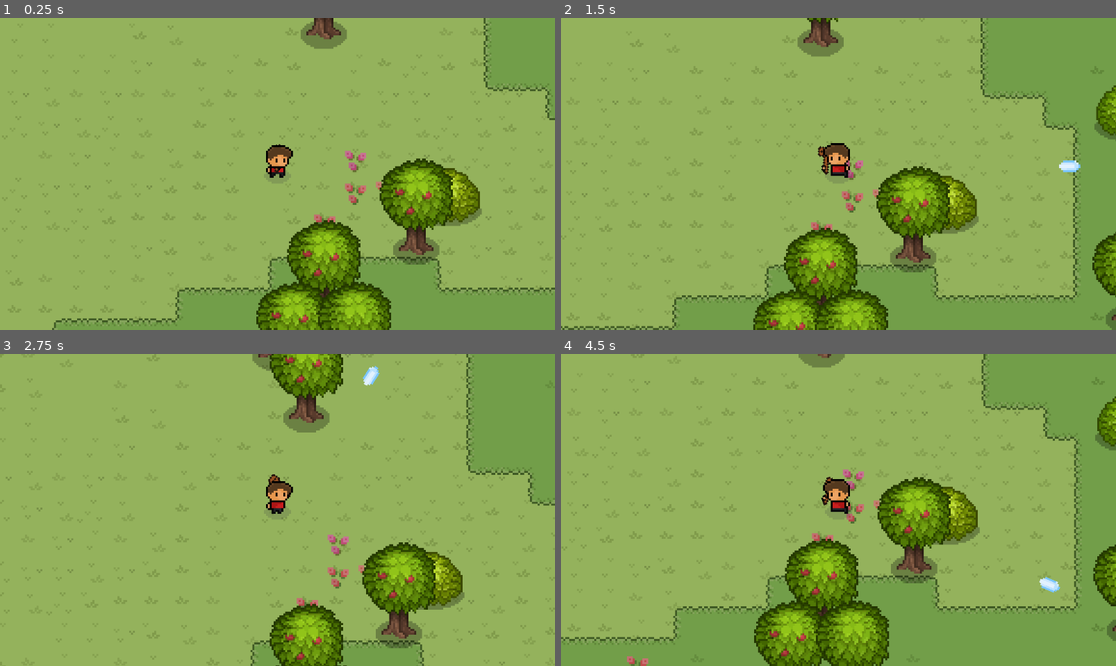
Above: before the commit, frames 1-4 (two rows, left to right).
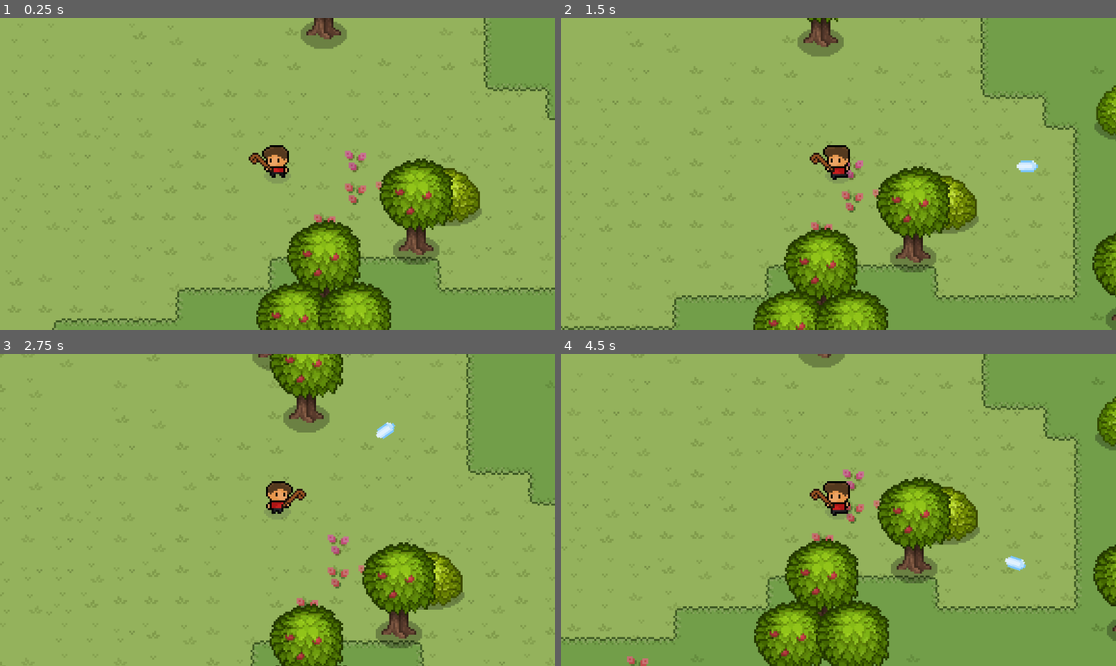
Above: after the commit, the same moments.

Repository: lennertJ9/game
Game: Godot game, scene res://scenes/main/main.tscn
Same seed, same stepped clock (60 frames per second), same inputs: the game is played once before the commit and once after it.
Inputs (mouse positions are in pixels of both pictures, inside the frame that each line leads up to):
- Up to frame 1 (0.25 s): no input
- Up to frame 2 (1.5 s): move the mouse to (960, 158) at 0.52 s; hold Q (do_something) 0.53-1.28 s; right-click (960, 158) at 0.8 s; move the mouse to (727, 189) at 1.27 s; right-click (727, 189) at 1.35 s
- Up to frame 3 (2.75 s): tap Q (do_something) at 1.55 s; move the mouse to (333, 441) at 2.02 s; hold Q (do_something) from 2.03 s (still down); right-click (333, 441) at 2.3 s
- Up to frame 4 (4.5 s): move the mouse to (810, 572) at 2.77 s; release Q (do_something) at 2.78 s; right-click (810, 572) at 2.85 s; tap Q (do_something) at 3.05 s; move the mouse to (1005, 556) at 3.52 s; hold Q (do_something) 3.53-4.28 s; right-click (1005, 556) at 3.8 s; move the mouse to (672, 463) at 4.27 s; right-click (672, 463) at 4.35 s

The runs differ from the first frame. In frame 1, 0.3% of the frame differs, in the area x 44-53%, y 40-52%; in frame 2, 0.6%, in the area x 44-94%, y 40-52%; in frame 3, 0.4%; in frame 4, 0.6%.

Commit message:
animation

Diff:
--- a/scenes/main/main.tscn
+++ b/scenes/main/main.tscn
@@ -4,7 +4,7 @@
 [ext_resource type="Texture2D" uid="uid://dqtffxhke1xq5" path="res://assets/tilesets/forest_theme/decorations_32x32.png" id="3_312gv"]
 [ext_resource type="PackedScene" uid="uid://dywg1dlia21m4" path="res://scenes/player/player.tscn" id="3_nyilr"]
 [ext_resource type="Texture2D" uid="uid://ntssjasxs8t6" path="res://assets/tilesets/forest_theme/decorations_64x64.png" id="4_vee5r"]
-[ext_resource type="PackedScene" uid="uid://su8br4pp0fhs" path="res://scenes/Monsters/slime/slime.tscn" id="5_xhwnt"]
+[ext_resource type="PackedScene" uid="uid://su8br4pp0fhs" path="res://scenes/slime/slime.tscn" id="5_xhwnt"]
 
 [sub_resource type="TileSetAtlasSource" id="TileSetAtlasSource_k5pm0"]
 texture = ExtResource("2_xg6e4")
--- a/scenes/player/player.gd
+++ b/scenes/player/player.gd
@@ -30,40 +30,46 @@
 		if movement_direction.x > 0:
 			is_moving_right = true
 			is_moving_left = false
+			$Visuals.scale.x = 1
 		else:
 			is_moving_right = false
 			is_moving_left = true
+			$Visuals.scale.x = -1
 
 
 	if event.is_action_pressed("do_something"):
 
-		var tween = create_tween()
-		tween.tween_property(hand_left,"rotation_degrees", + 15, .25).set_trans(Tween.TRANS_BACK)
-		tween.tween_property(hand_left,"rotation_degrees", -10, .15)
+		#var tween = create_tween()
+		#tween.tween_property(hand_left,"rotation_degrees", + 15, .25).set_trans(Tween.TRANS_BACK)
+		#tween.tween_property(hand_left,"rotation_degrees", -10, .15)
 		var shoot_direction = (get_global_mouse_position() - $Visuals/Marker2D.global_position).normalized()
-		print(shoot_direction)
+
 		$BoltManager.shoot(shoot_direction,$Visuals/Marker2D.global_position)
-
+		$AnimationPlayer2.play("ATTACK_LEFT_FRONT")
+		if get_global_mouse_position().x > 0:
+			$Visuals.scale.x = 1
+		else:
+			$Visuals.scale.x = -1
 
 func _process(delta):
 	var direction_to_mouse = (get_global_mouse_position() - global_position).normalized()
 	var target_position = global_position + Vector2(0,-4) + direction_to_mouse * 7
 
 # weapon rotation -----------------------------------------------------------------------
-	if direction_to_mouse.x < 0:
-		$Visuals.scale.x = -1
-		hand_left.rotation_degrees = rad_to_deg(direction_to_mouse.dot(Vector2.DOWN)) -55
+	#if direction_to_mouse.x < 0:
+		#$Visuals.scale.x = -1
+		#hand_left.rotation_degrees = rad_to_deg(direction_to_mouse.dot(Vector2.DOWN)) -55
 
-	else:
-		$Visuals.scale.x = 1
-		hand_left.rotation_degrees = rad_to_deg(direction_to_mouse.dot(Vector2.DOWN)) -55
+	#else:
+		#$Visuals.scale.x = 1
+		#hand_left.rotation_degrees = rad_to_deg(direction_to_mouse.dot(Vector2.DOWN)) -55
 
-	hand_left.global_position = target_position
+	#hand_left.global_position = target_position
 
 # reverse walking logic ---------------------------------------------------------------------------------------------------------
-	if direction_to_mouse.x < 0 and is_moving_right and is_running or direction_to_mouse.x > 0 and is_moving_left and is_running:
-		animation_player.play("RUN_REVERSE")
-		print("revers")
+	#if direction_to_mouse.x < 0 and is_moving_right and is_running or direction_to_mouse.x > 0 and is_moving_left and is_running:
+		#animation_player.play("RUN_REVERSE")
+		#print("revers")
 
 
 
--- a/scenes/player/player.tscn
+++ b/scenes/player/player.tscn
@@ -438,11 +438,65 @@
 }
 
 [sub_resource type="Animation" id="Animation_ls5fr"]
-resource_name = "ATTACH_FRONT"
+resource_name = "ATTACK_LEFT_FRONT"
+length = 0.7
+step = 0.05
+tracks/0/type = "value"
+tracks/0/imported = false
+tracks/0/enabled = true
+tracks/0/path = NodePath("Visuals/HandLeft:position")
+tracks/0/interp = 2
+tracks/0/loop_wrap = true
+tracks/0/keys = {
+"times": PackedFloat32Array(0),
+"transitions": PackedFloat32Array(1),
+"update": 0,
+"values": [Vector2(5, -3)]
+}
+tracks/1/type = "value"
+tracks/1/imported = false
+tracks/1/enabled = true
+tracks/1/path = NodePath("Visuals/HandLeft:rotation")
+tracks/1/interp = 1
+tracks/1/loop_wrap = true
+tracks/1/keys = {
+"times": PackedFloat32Array(0),
+"transitions": PackedFloat32Array(1),
+"update": 0,
+"values": [0.0]
+}
+
+[sub_resource type="Animation" id="Animation_i81qq"]
+length = 0.001
+tracks/0/type = "value"
+tracks/0/imported = false
+tracks/0/enabled = true
+tracks/0/path = NodePath("Visuals/HandLeft:position")
+tracks/0/interp = 1
+tracks/0/loop_wrap = true
+tracks/0/keys = {
+"times": PackedFloat32Array(0),
+"transitions": PackedFloat32Array(1),
+"update": 0,
+"values": [Vector2(5, -3)]
+}
+tracks/1/type = "value"
+tracks/1/imported = false
+tracks/1/enabled = true
+tracks/1/path = NodePath("Visuals/HandLeft:rotation")
+tracks/1/interp = 1
+tracks/1/loop_wrap = true
+tracks/1/keys = {
+"times": PackedFloat32Array(0),
+"transitions": PackedFloat32Array(1),
+"update": 0,
+"values": [0.0]
+}
 
 [sub_resource type="AnimationLibrary" id="AnimationLibrary_poquf"]
 _data = {
-"ATTACH_FRONT": SubResource("Animation_ls5fr")
+"ATTACK_LEFT_FRONT": SubResource("Animation_ls5fr"),
+"RESET": SubResource("Animation_i81qq")
 }
 
 [node name="Player" type="CharacterBody2D" groups=["player"]]
@@ -472,7 +526,7 @@
 
 [node name="HandLeft" type="Sprite2D" parent="Visuals"]
 z_index = 1
-position = Vector2(4, -3)
+position = Vector2(5, -3)
 texture = ExtResource("1_ugt1c")
 hframes = 2
 
@@ -485,7 +539,9 @@
 z_index = 1
 position = Vector2(1, -10)
 texture = ExtResource("4_5whas")
+offset = Vector2(0, 1)
 hframes = 8
+frame = 1
 
 [node name="Shadow" type="Sprite2D" parent="Visuals"]
 texture = ExtResource("7_wqlqq")
@@ -518,5 +574,6 @@
 libraries = {
 "": SubResource("AnimationLibrary_poquf")
 }
+speed_scale = 1.8
 
 [node name="BoltManager" parent="." instance=ExtResource("9_rk672")]
Not shown: 1 places in scenes/player/player.tscn that only renumber resources
